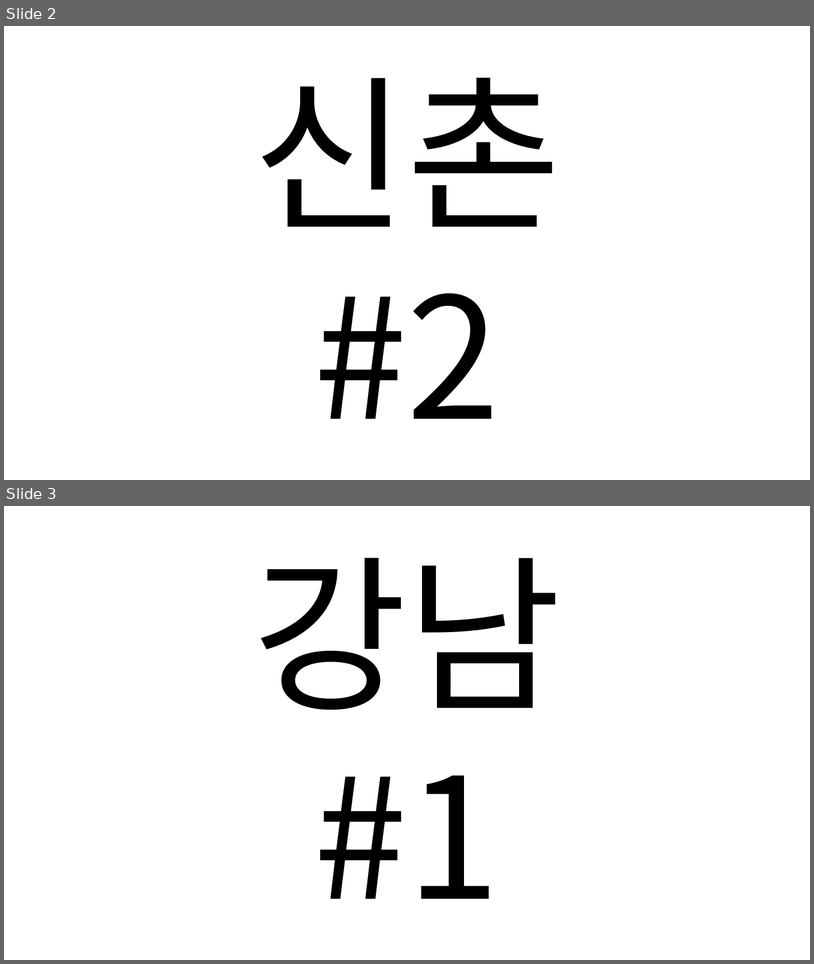
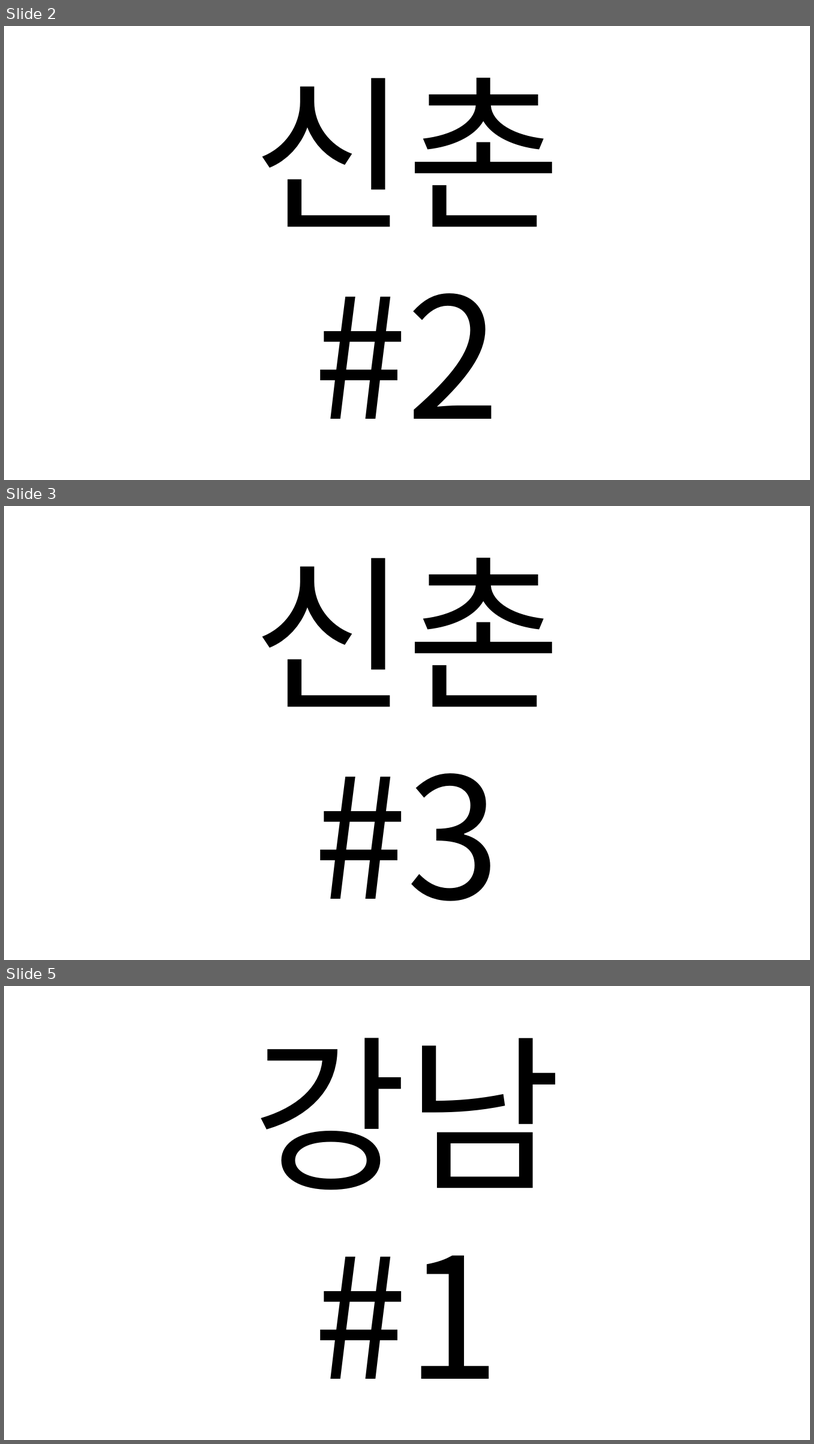
Before and after one commit to lawvelyhwang/lsc, a slide deck: img/스터디 img.pptx. Shown one above the other, each under a label of ours: slides 2 and 3 before the commit, slides 2, 3 and 5 after it; the slides between them are not shown. The pictures are 814x964 and 814x1444 pixels, drawn with LibreOffice and Linux fonts; fonts in the diff are those of the drawing. Boxes give left, top, right and bottom in pixels: in the first picture for what was removed or moved away, otherwise in the second. Text is boxed around its words. In the diff, an @@ line names an element or a change of style, - is before the commit and + after.

```diff
--- a/img/스터디 img.pptx
+++ b/img/스터디 img.pptx
@@ slide 3 added at [4, 506, 810, 960], background #FFFFFF @@
@@ text added at [252, 558, 561, 901], 200 pt, text #000000 @@
+신촌
+#3
@@ what was slide 3 is now slide 5 @@
```
Also in this commit, not shown: 1 other slide added, 14 other files.
